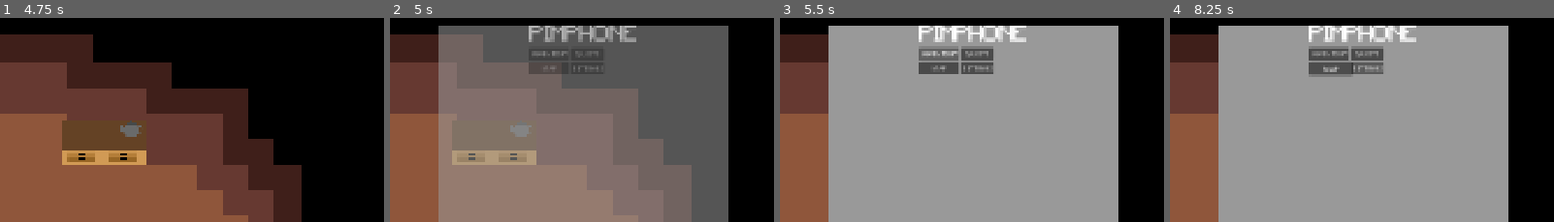
Above: before the commit, frames 1-4 (left to right).
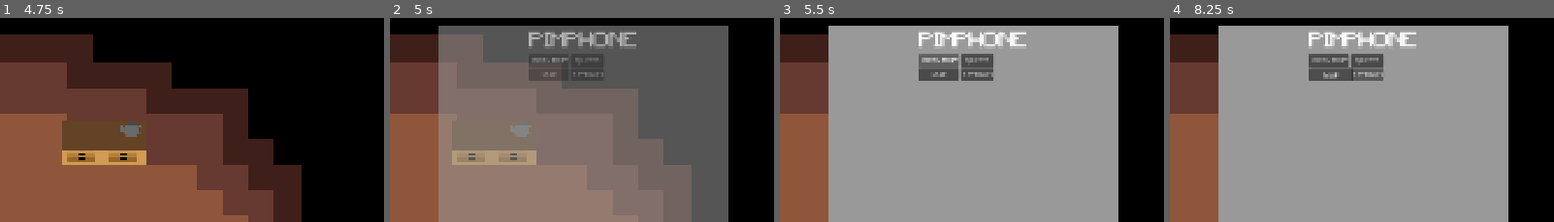
Above: after the commit, the same moments.

Repository: etper/pimpek-rpg-game
Game: Godot game, scene res://main.tscn
Two runs of this game, one before a commit and one after it. Both use one fixed random seed, a clock stepped at 60 frames per second and the inputs below. This scene is started directly instead of the project's main scene.
Inputs:
- Up to frame 1 (4.75 s): tap Enter at 0.5 s; hold D (move_right) 0.53-1.28 s; hold Z (interact) 0.53-1.28 s; hold S (move_down) 1.28-2.03 s; tap Shift (sprint) at 1.35, 2.85, 4.35 s; hold D (move_right) 2.03-2.78 s; hold Z (interact) 2.03-2.78 s; hold W (move_up) 2.78-3.53 s; hold Z (interact) 3.53-4.28 s; hold A (move_left) from 3.53 s (still down); tap X (cancel) at 4.15 s
- Up to frame 2 (5 s): keep holding A (move_left); tap C (menu) at 4.9 s
- Up to frame 3 (5.5 s): release A (move_left) at 5 s; click "INVENTORY" at 5 s
- Up to frame 4 (8.25 s): click "QUESTS" at 5.75 s; click "MAP" at 6.5 s; click "SETTINGS" at 7.25 s; tap Space at 8 s; hold S (move_down) from 8.03 s (still down); hold Z (interact) from 8.03 s (still down)
The pictures show only the part of the screen within x 44-94%, y 0-50%; the shares and areas given below are measured in that part.

Frame 1 is identical in both runs. In frame 2, 2.1% of the frame differs, in the area x 36-65%, y 3-31%; in frame 3, 3.3%; in frame 4, 3.4%.

Commit message:
phone ui works!

Diff:
--- a/scenes/game_menu.gd
+++ b/scenes/game_menu.gd
@@ -8,15 +8,17 @@
 	SETTINGS
 }
 
+@onready var phone = $Panel/Phone
+@onready var home_screen = $Panel/Phone/HomeScreen
+@onready var inventory_screen = $Panel/Phone/InventoryScreen
+@onready var item_list = $Panel/Phone/InventoryScreen/ItemList
+
 @onready var apps: Array[Button] = [
-	$Panel/Phone/MarginContainer/VBoxContainer/Apps/Inventory,
-	$Panel/Phone/MarginContainer/VBoxContainer/Apps/Quests,
-	$Panel/Phone/MarginContainer/VBoxContainer/Apps/Map,
-	$Panel/Phone/MarginContainer/VBoxContainer/Apps/Settings
+	$Panel/Phone/HomeScreen/MarginContainer/VBoxContainer/Apps/Inventory,
+	$Panel/Phone/HomeScreen/MarginContainer/VBoxContainer/Apps/Quests,
+	$Panel/Phone/HomeScreen/MarginContainer/VBoxContainer/Apps/Map,
+	$Panel/Phone/HomeScreen/MarginContainer/VBoxContainer/Apps/Settings
 ]
-
-@onready var phone = $Panel/Phone
-@onready var item_list = $Panel/InventoryPanel/ItemList
 
 var state := MenuState.ROOT
 var selected := 0
@@ -48,7 +50,8 @@
 		state = MenuState.ROOT
 		selected = 0
 
-		$Panel/InventoryPanel.hide()
+		inventory_screen.hide()
+		home_screen.show()
 		phone.show()
 
 		update_selection()
@@ -128,8 +131,8 @@
 
 	update_inventory()
 
-	phone.hide()
-	$Panel/InventoryPanel.show()
+	home_screen.hide()
+	inventory_screen.show()
 
 
 func update_inventory():
@@ -153,7 +156,8 @@
 			toggle()
 
 		MenuState.INVENTORY:
-			$Panel/InventoryPanel.hide()
+			inventory_screen.hide()
+			home_screen.show()
 			phone.show()
 
 			state = MenuState.ROOT
--- a/scenes/game_menu.tscn
+++ b/scenes/game_menu.tscn
@@ -17,18 +17,6 @@
 offset_bottom = 1078.0
 theme_override_styles/panel = SubResource("StyleBoxEmpty_lswn8")
 
-[node name="InventoryPanel" type="Panel" parent="Panel" unique_id=1361526563]
-visible = false
-layout_mode = 0
-offset_left = 312.0
-offset_right = 1917.0
-offset_bottom = 1080.0
-
-[node name="ItemList" type="RichTextLabel" parent="Panel/InventoryPanel" unique_id=953966143]
-layout_mode = 0
-offset_right = 1608.0
-offset_bottom = 1075.0
-
 [node name="Phone" type="Panel" parent="Panel" unique_id=823188467]
 custom_minimum_size = Vector2(720, 850)
 layout_mode = 0
@@ -38,42 +26,64 @@
 offset_bottom = 938.0
 theme_override_styles/panel = SubResource("StyleBoxFlat_qdaa4")
 
-[node name="MarginContainer" type="MarginContainer" parent="Panel/Phone" unique_id=1423782642]
+[node name="HomeScreen" type="Control" parent="Panel/Phone" unique_id=1948766921]
 layout_mode = 1
-anchors_preset = 13
-anchor_left = 0.5
-anchor_right = 0.5
+anchors_preset = 15
+anchor_right = 1.0
 anchor_bottom = 1.0
-offset_left = -133.0
-offset_right = 133.0
 grow_horizontal = 2
 grow_vertical = 2
 
-[node name="VBoxContainer" type="VBoxContainer" parent="Panel/Phone/MarginContainer" unique_id=158940367]
+[node name="MarginContainer" type="MarginContainer" parent="Panel/Phone/HomeScreen" unique_id=1423782642]
+layout_mode = 1
+anchors_preset = 5
+anchor_left = 0.5
+anchor_right = 0.5
+offset_left = -133.0
+offset_top = 16.0
+offset_right = 133.0
+offset_bottom = 137.0
+grow_horizontal = 2
+
+[node name="VBoxContainer" type="VBoxContainer" parent="Panel/Phone/HomeScreen/MarginContainer" unique_id=158940367]
 layout_mode = 2
 
-[node name="Title" type="Label" parent="Panel/Phone/MarginContainer/VBoxContainer" unique_id=1546230059]
+[node name="Title" type="Label" parent="Panel/Phone/HomeScreen/MarginContainer/VBoxContainer" unique_id=1546230059]
 layout_mode = 2
 theme_override_fonts/font = ExtResource("2_vrsc2")
 theme_override_font_sizes/font_size = 50
 text = "PIMPHONE"
 
-[node name="Apps" type="GridContainer" parent="Panel/Phone/MarginContainer/VBoxContainer" unique_id=1195477763]
+[node name="Apps" type="GridContainer" parent="Panel/Phone/HomeScreen/MarginContainer/VBoxContainer" unique_id=1195477763]
 layout_mode = 2
 columns = 2
 
-[node name="Inventory" type="Button" parent="Panel/Phone/MarginContainer/VBoxContainer/Apps" unique_id=90875113]
+[node name="Inventory" type="Button" parent="Panel/Phone/HomeScreen/MarginContainer/VBoxContainer/Apps" unique_id=90875113]
 layout_mode = 2
 text = "INVENTORY"
 
-[node name="Quests" type="Button" parent="Panel/Phone/MarginContainer/VBoxContainer/Apps" unique_id=2053718925]
+[node name="Quests" type="Button" parent="Panel/Phone/HomeScreen/MarginContainer/VBoxContainer/Apps" unique_id=2053718925]
 layout_mode = 2
 text = "QUESTS"
 
-[node name="Map" type="Button" parent="Panel/Phone/MarginContainer/VBoxContainer/Apps" unique_id=1479561840]
+[node name="Map" type="Button" parent="Panel/Phone/HomeScreen/MarginContainer/VBoxContainer/Apps" unique_id=1479561840]
 layout_mode = 2
 text = "MAP"
 
-[node name="Settings" type="Button" parent="Panel/Phone/MarginContainer/VBoxContainer/Apps" unique_id=56137998]
+[node name="Settings" type="Button" parent="Panel/Phone/HomeScreen/MarginContainer/VBoxContainer/Apps" unique_id=56137998]
 layout_mode = 2
 text = "SETTINGS"
+
+[node name="InventoryScreen" type="Panel" parent="Panel/Phone" unique_id=1361526563]
+visible = false
+layout_mode = 1
+anchors_preset = 15
+anchor_right = 1.0
+anchor_bottom = 1.0
+grow_horizontal = 2
+grow_vertical = 2
+
+[node name="ItemList" type="RichTextLabel" parent="Panel/Phone/InventoryScreen" unique_id=953966143]
+layout_mode = 0
+offset_right = 1608.0
+offset_bottom = 1075.0
